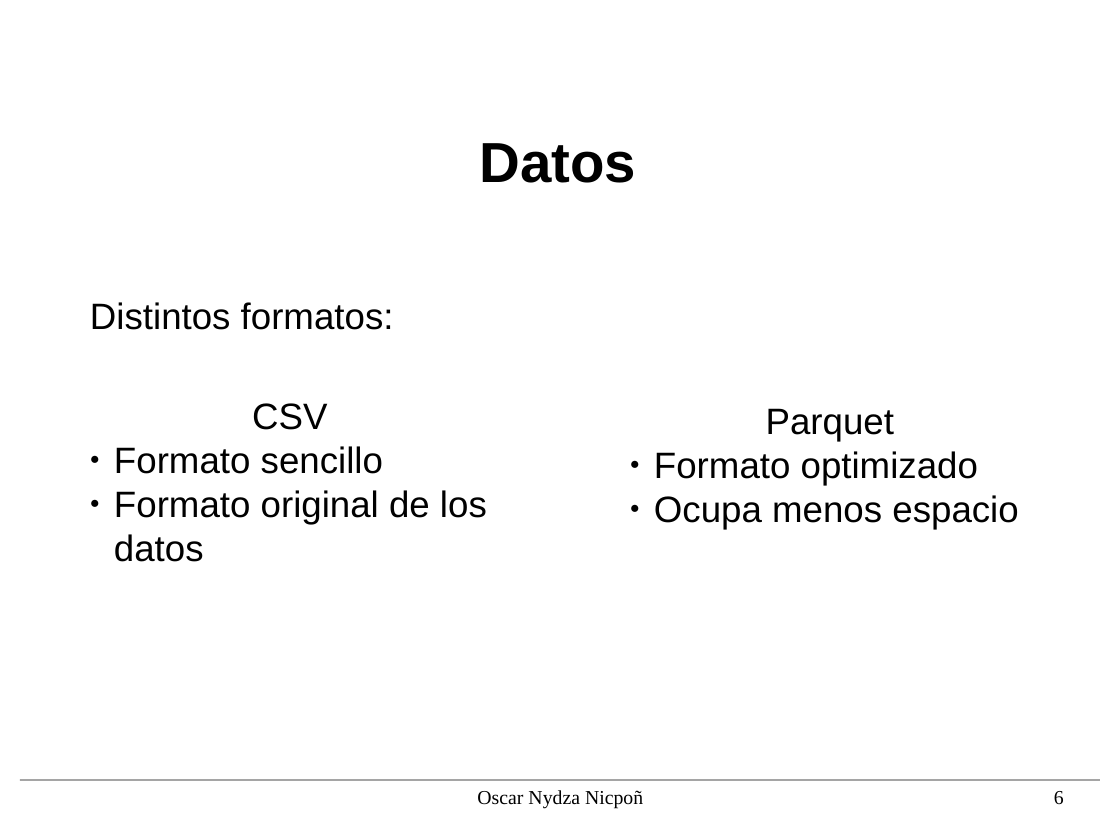
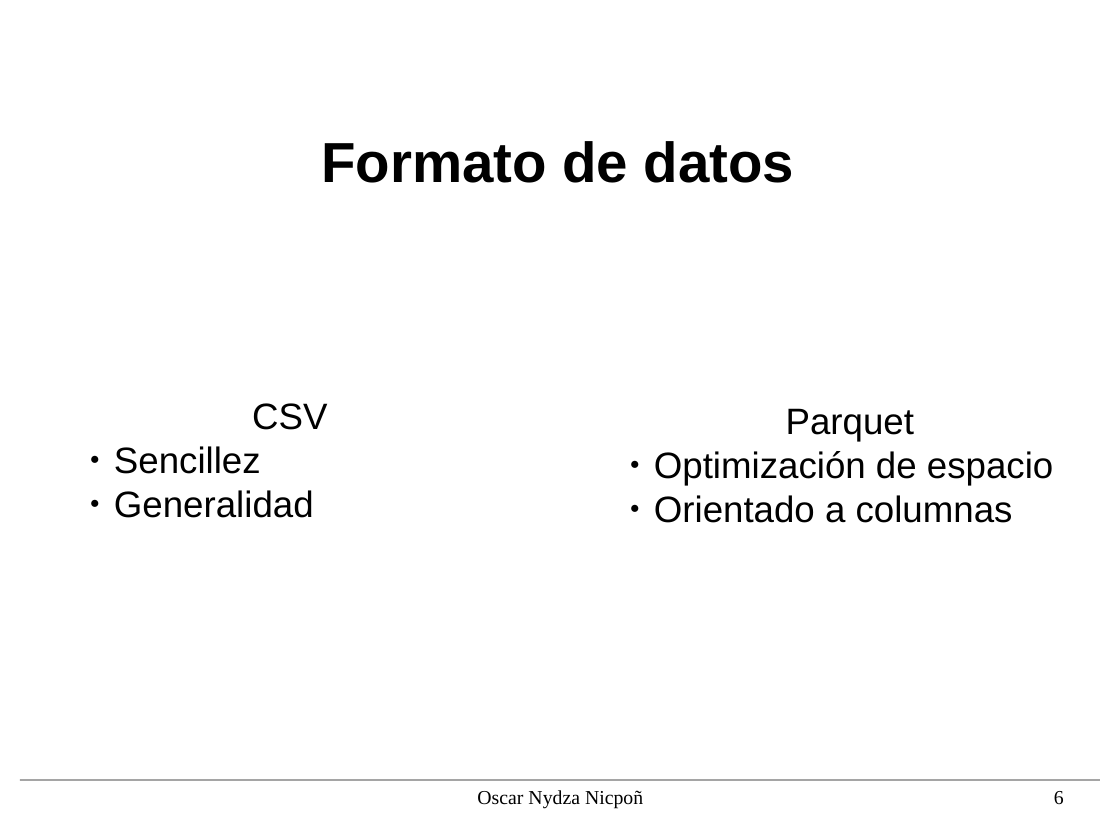
Before and after one commit to nipsn/Spark-TFG, a slide deck: slide 6 of presentacion/diapos.odp. Drawn at 1120x840 pixels with LibreOffice and Linux fonts; fonts in the diff are those of the drawing; background and template pictures are left out. Boxes give left, top, right and bottom in pixels: in the first picture for what was removed or moved away, otherwise in the second. Text is boxed around its words. In the diff, an @@ line names an element or a change of style, - is before the commit and + after.

```diff
--- a/presentacion/diapos.odp
+++ b/presentacion/diapos.odp
@@ title at (x1=321, y1=141, x2=794, y2=183): text changed @@
-Datos
+Formato de datos
@@ text removed at (x1=90, y1=302, x2=394, y2=330) @@
-Distintos formatos:
@@ text at (x1=114, y1=446, x2=314, y2=518): text changed @@
-● Formato sencillo
-● Formato original de los datos
+● Sencillez
+● Generalidad
@@ text at (x1=654, y1=451, x2=1053, y2=523): text changed @@
-● Formato optimizado
-● Ocupa menos espacio
+● Optimización de espacio
+● Orientado a columnas
```
Also in this commit, not shown: 18 other slides changed, 5 slides removed, 1 other file.
